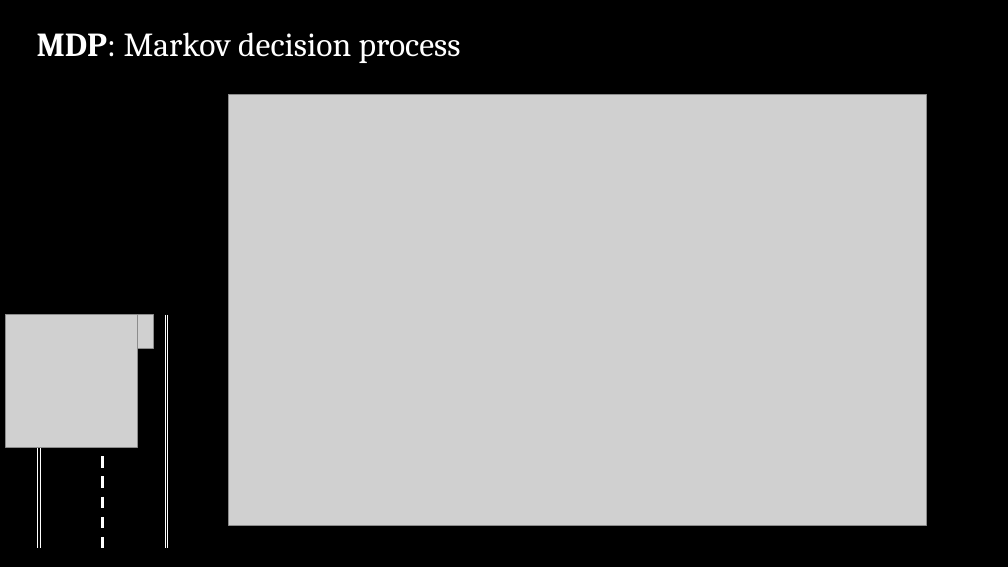
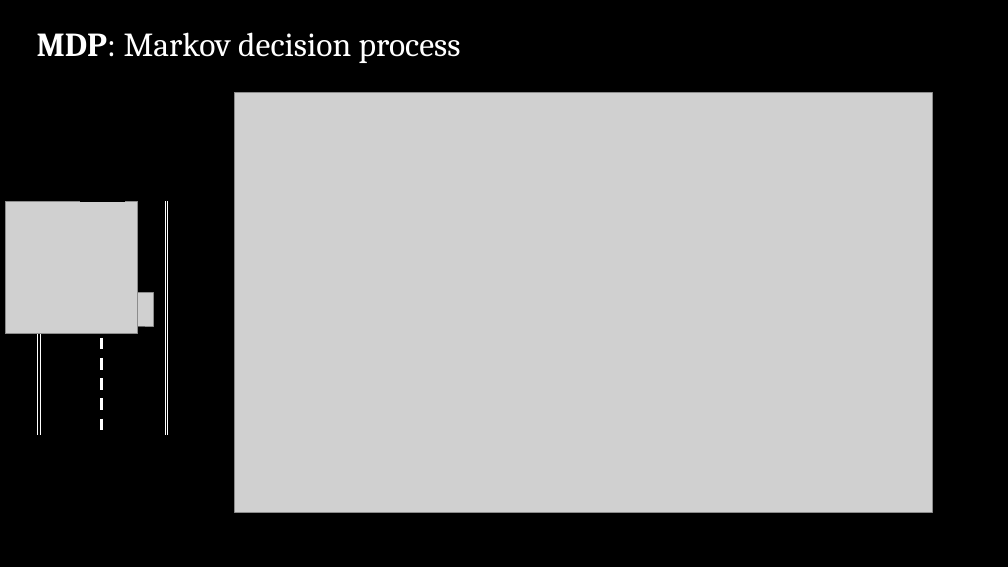
Before and after one commit to sisl/StateEstimation.jl, a slide deck: slide 5 of slides/MDPs to POMDPs.pptx. Drawn at 1008x567 pixels with LibreOffice and Linux fonts; fonts in the diff are those of the drawing; grey boxes stand for pictures. Boxes give left, top, right and bottom in pixels: in the first picture for what was removed or moved away, otherwise in the second. Text is boxed around its words. In the diff, an @@ line names an element or a change of style, - is before the commit and + after.

```diff
--- a/slides/MDPs to POMDPs.pptx
+++ b/slides/MDPs to POMDPs.pptx
@@ rectangle added at bbox=[81, 60, 124, 201], fill #000000, outline #000000 1 pt @@
@@ picture: place and size @@
-picture at bbox=[229, 95, 927, 526]
+picture at bbox=[234, 92, 932, 512]
@@ line moved from (102, 315) - (102, 548) to (102, 156) - (102, 526) @@
@@ 4 lines, 1 picture: place and size @@
-4 lines, 1 picture at bbox=[5, 315, 167, 548]
+4 lines, 1 picture at bbox=[5, 201, 167, 435]
@@ picture: place and size @@
-picture at bbox=[120, 315, 154, 348]
+picture at bbox=[120, 293, 154, 326]
@@ rectangle added at bbox=[81, 435, 124, 564], fill #000000, outline #000000 1 pt @@
```
Also in this commit, not shown: 12 other slides changed.
